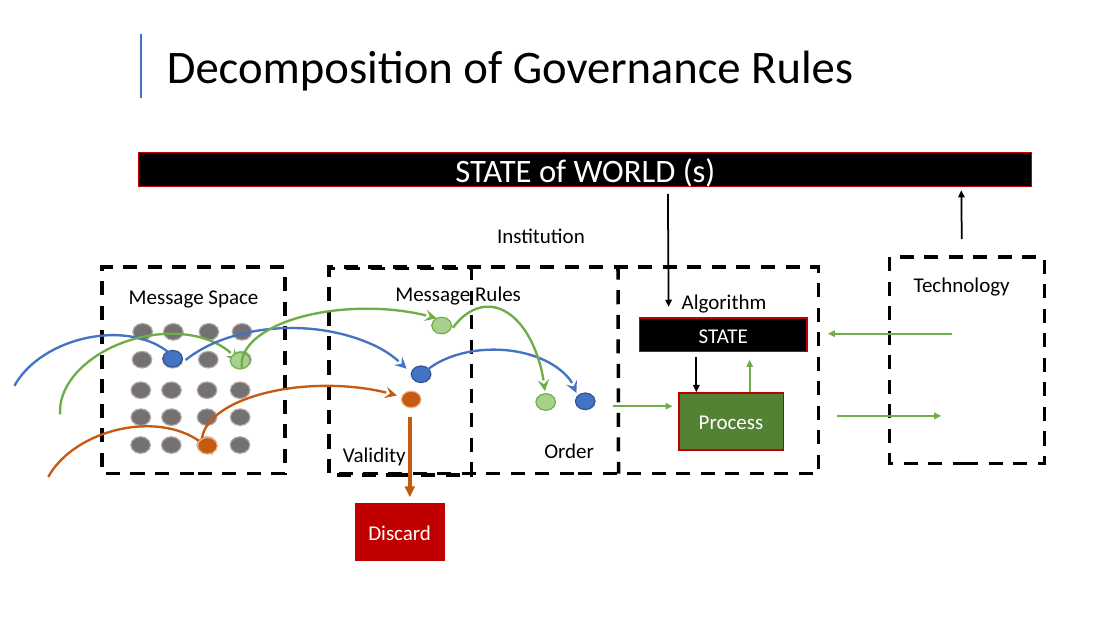
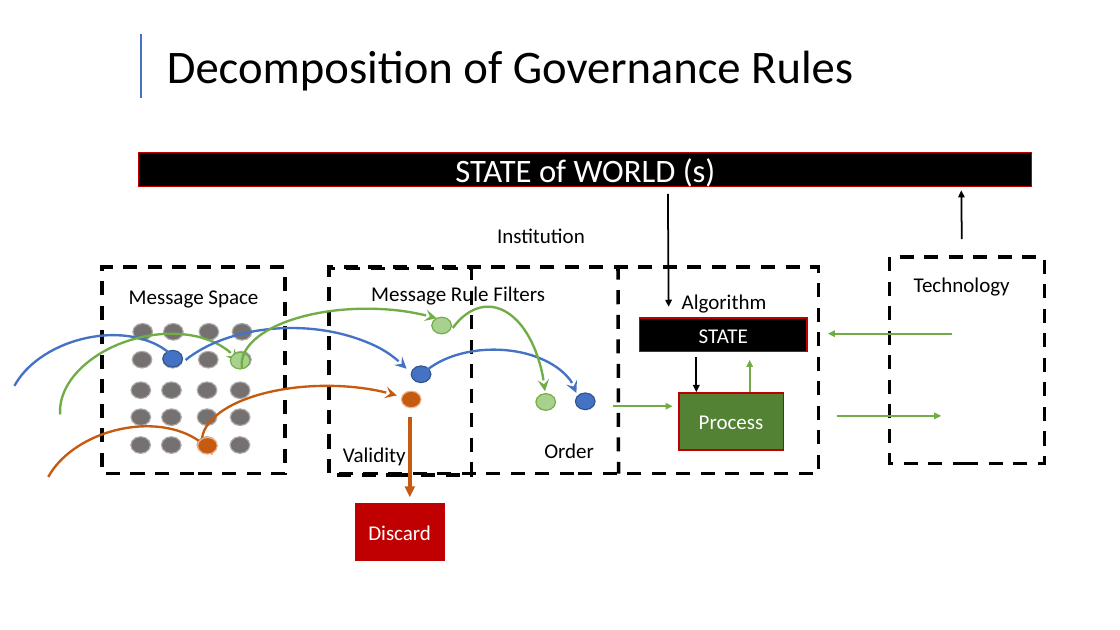
Before and after one commit to Kmccabe/dm_markets, a slide deck: slide 5 of talks/Zi Conference Round Table.pptx. Drawn at 1120x630 pixels with LibreOffice and Linux fonts; fonts in the diff are those of the drawing. Boxes give left, top, right and bottom in pixels: in the first picture for what was removed or moved away, otherwise in the second. Text is boxed around its words. In the diff, an @@ line names an element or a change of style, - is before the commit and + after.

```diff
--- a/talks/Zi Conference Round Table.pptx
+++ b/talks/Zi Conference Round Table.pptx
@@ text at (x1=371, y1=286, x2=545, y2=307): text changed @@
-Message Rules
+Message Rule Filters
```
Also in this commit, not shown: 7 other files.
